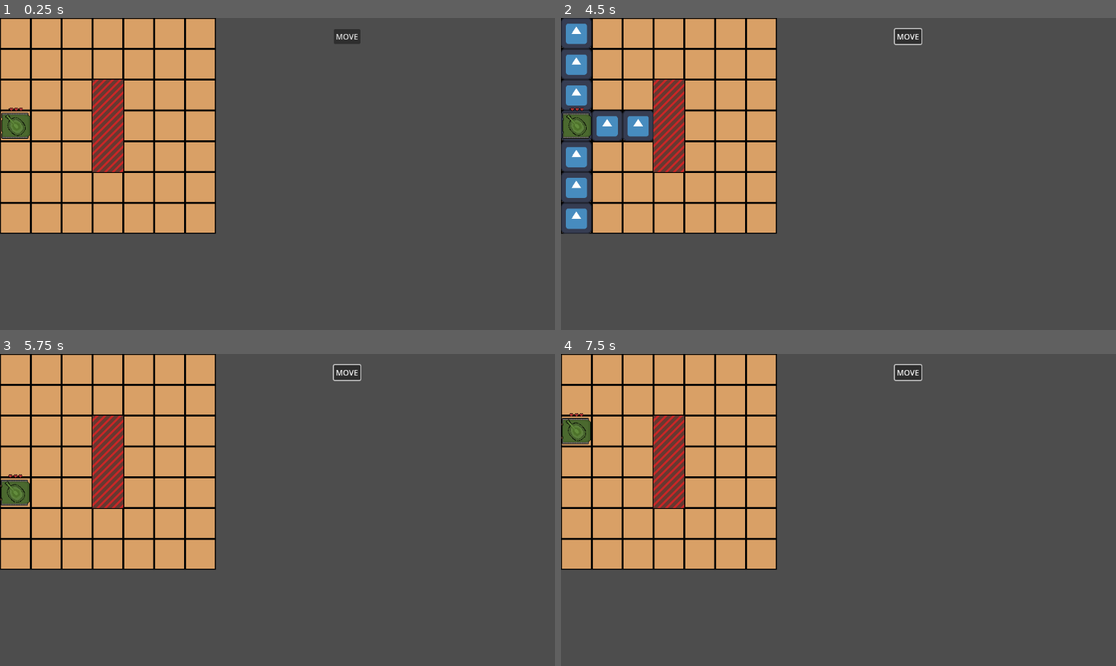
Above: before the commit, frames 1-4 (two rows, left to right).
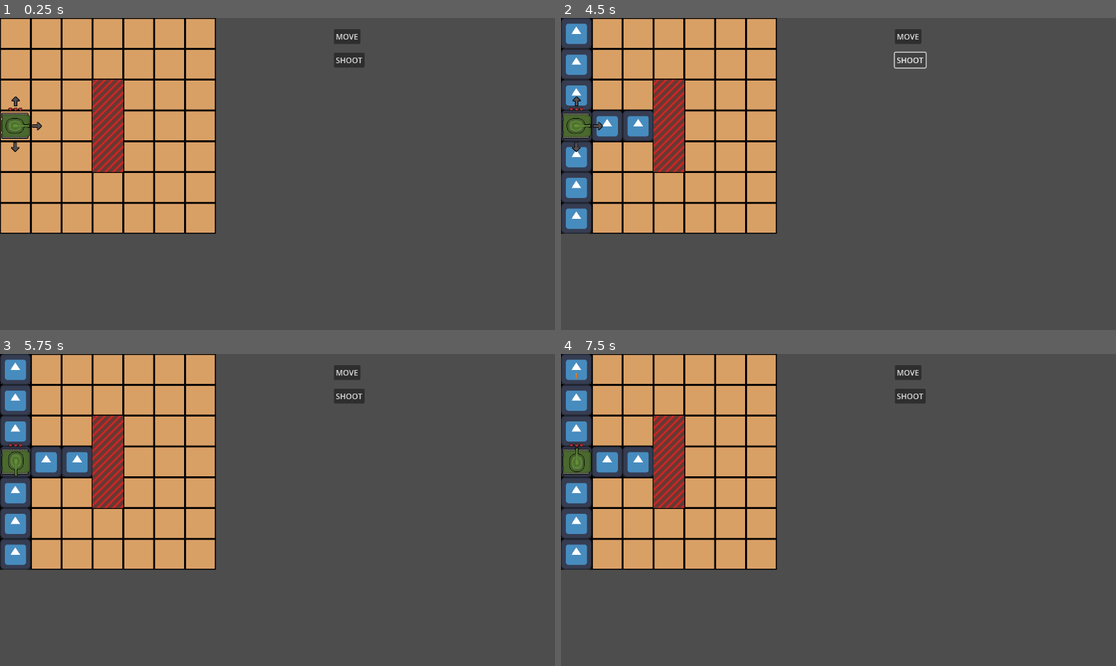
Above: after the commit, the same moments.

Repository: s3716853/tank-game
Game: Godot game, scene res://Scenes/main.tscn
Same seed, same stepped clock (60 frames per second), same inputs: the game is played once before the commit and once after it. This scene is started directly instead of the project's main scene. The engine's default icon, where the game draws it, is replaced by a stand-in: a white triangle on a blue panel in a dark square.
Inputs (mouse positions are in pixels of both pictures, inside the frame that each line leads up to):
- Up to frame 1 (0.25 s): no input
- Up to frame 2 (4.5 s): click (577, 102) at 0.52 s; click (910, 61) at 1.25 s, where only the run after the commit has a clickable "SHOOT"; click (599, 127) at 2.02 s; click "MOVE" at 2.75 s; click "MOVE" at 3.5 s; click (910, 61) at 4.25 s, where only the run after the commit has a clickable "SHOOT"
- Up to frame 3 (5.75 s): click (16, 481) at 5.02 s
- Up to frame 4 (7.5 s): click "MOVE" at 5.75 s; click (910, 397) at 6.5 s, where only the run after the commit has a clickable "SHOOT"; click (577, 438) at 7.27 s

The runs differ from the first frame. In frame 1, 0.4% of the frame differs, in the area x 0-66%, y 11-43%; in frame 2, 0.4%; in frame 3, 5.1%; in frame 4, 5.1%, in the area x 0-66%, y 0-70%.

Commit message:
Player can now shoot
Player can shoot in one of four directions

Diff:
--- a/Prefabs/player.tscn
+++ b/Prefabs/player.tscn
@@ -1,18 +1,22 @@
-[gd_scene load_steps=7 format=3 uid="uid://doxpjwtdt4abe"]
+[gd_scene load_steps=9 format=3 uid="uid://doxpjwtdt4abe"]
 
 [ext_resource type="Script" path="res://Scripts/tankMain.gd" id="1_tj6g3"]
 [ext_resource type="Texture2D" uid="uid://wi538ngwk4ut" path="res://Sprites/Player Tank/body.png" id="2_yx6lo"]
 [ext_resource type="Texture2D" uid="uid://ggi8ka6bmn4g" path="res://Sprites/Player Tank/turret.png" id="3_ohewn"]
 [ext_resource type="Script" path="res://Scripts/health.gd" id="4_7vvao"]
 [ext_resource type="Texture2D" uid="uid://doqgsbyrna1ce" path="res://Sprites/heart.png" id="5_4v6pv"]
+[ext_resource type="Texture2D" uid="uid://b5xsa8oiuc47" path="res://Sprites/arrow.png" id="6_ol1cb"]
+[ext_resource type="Script" path="res://Scripts/player_shooting.gd" id="6_rh87x"]
 
 [sub_resource type="RectangleShape2D" id="RectangleShape2D_s01wh"]
 size = Vector2(61, 54)
 
-[node name="Player" type="Node2D" node_paths=PackedStringArray("bullet_spawn") groups=["Player"]]
+[node name="Player" type="Node2D" node_paths=PackedStringArray("bullet_spawn", "arrows", "turret") groups=["Player"]]
 position = Vector2(42, 74)
 script = ExtResource("1_tj6g3")
 bullet_spawn = NodePath("Body/Turret/BulletSpawn")
+arrows = NodePath("Arrows")
+turret = NodePath("Body/Turret")
 
 [node name="Body" type="Sprite2D" parent="."]
 texture_filter = 1
@@ -20,7 +24,6 @@
 
 [node name="Turret" type="Sprite2D" parent="Body"]
 texture_filter = 1
-rotation = -2.29628
 texture = ExtResource("3_ohewn")
 
 [node name="BulletSpawn" type="Node2D" parent="Body/Turret"]
@@ -33,6 +36,7 @@
 shape = SubResource("RectangleShape2D_s01wh")
 
 [node name="Health" type="Node2D" parent="."]
+position = Vector2(-1, 0)
 script = ExtResource("4_7vvao")
 
 [node name="Heart 1" type="Sprite2D" parent="Health"]
@@ -49,3 +53,83 @@
 texture_filter = 1
 position = Vector2(10, -34)
 texture = ExtResource("5_4v6pv")
+
+[node name="Arrows" type="Node2D" parent="."]
+script = ExtResource("6_rh87x")
+
+[node name="UP" type="Button" parent="Arrows"]
+texture_filter = 1
+anchors_preset = 8
+anchor_left = 0.5
+anchor_top = 0.5
+anchor_right = 0.5
+anchor_bottom = 0.5
+offset_left = -13.0
+offset_top = -65.0
+offset_right = 12.0
+offset_bottom = -37.0
+grow_horizontal = 2
+grow_vertical = 2
+pivot_offset = Vector2(13, 14)
+icon = ExtResource("6_ol1cb")
+flat = true
+icon_alignment = 1
+
+[node name="RIGHT" type="Button" parent="Arrows"]
+texture_filter = 1
+anchors_preset = 8
+anchor_left = 0.5
+anchor_top = 0.5
+anchor_right = 0.5
+anchor_bottom = 0.5
+offset_left = 58.0
+offset_top = -12.0
+offset_right = 83.0
+offset_bottom = 16.0
+grow_horizontal = 2
+grow_vertical = 2
+rotation = 1.5708
+icon = ExtResource("6_ol1cb")
+flat = true
+icon_alignment = 1
+
+[node name="DOWN" type="Button" parent="Arrows"]
+texture_filter = 1
+anchors_preset = 8
+anchor_left = 0.5
+anchor_top = 0.5
+anchor_right = 0.5
+anchor_bottom = 0.5
+offset_left = 11.0
+offset_top = 58.0
+offset_right = 36.0
+offset_bottom = 86.0
+grow_horizontal = 2
+grow_vertical = 2
+rotation = -3.14159
+icon = ExtResource("6_ol1cb")
+flat = true
+icon_alignment = 1
+
+[node name="LEFT" type="Button" parent="Arrows"]
+texture_filter = 1
+anchors_preset = 8
+anchor_left = 0.5
+anchor_top = 0.5
+anchor_right = 0.5
+anchor_bottom = 0.5
+offset_left = -63.0
+offset_top = 13.0
+offset_right = -38.0
+offset_bottom = 41.0
+grow_horizontal = 2
+grow_vertical = 2
+rotation = -1.5708
+icon = ExtResource("6_ol1cb")
+flat = true
+icon_alignment = 1
+
+[connection signal="pressed" from="Arrows/UP" to="Arrows" method="_on_up_pressed"]
+[connection signal="pressed" from="Arrows/RIGHT" to="Arrows" method="_on_right_pressed"]
+[connection signal="pressed" from="Arrows/DOWN" to="Arrows" method="_on_down_pressed"]
+[connection signal="pressed" from="Arrows/LEFT" to="Arrows" method="_on_left_pressed"]
--- a/Scenes/main.tscn
+++ b/Scenes/main.tscn
@@ -21,4 +21,13 @@
 offset_bottom = 54.0
 text = "MOVE"
 
+[node name="Shoot Button" type="Button" parent="CanvasLayer"]
+offset_left = 693.0
+offset_top = 72.0
+offset_right = 757.0
+offset_bottom = 103.0
+text = "SHOOT
+"
+
 [connection signal="pressed" from="CanvasLayer/Move Button" to="Player" method="_on_move_button_pressed"]
+[connection signal="pressed" from="CanvasLayer/Shoot Button" to="Player" method="_on_shoot_button_pressed"]
--- /dev/null
+++ b/Scripts/player_shooting.gd
@@ -0,0 +1,17 @@
+extends Node
+
+#When an arrow is clicked, a signal is sent to the parent (The main player object).
+#This sets the shooting direction and then shoots
+
+func _on_up_pressed() -> void:
+	get_parent().shoot(Vector2.UP)
+	self.visible = false
+func _on_right_pressed() -> void:
+	get_parent().shoot(Vector2.RIGHT)
+	self.visible = false
+func _on_down_pressed() -> void:
+	get_parent().shoot(Vector2.DOWN)
+	self.visible = false
+func _on_left_pressed() -> void:
+	get_parent().shoot(Vector2.LEFT)
+	self.visible = false
--- a/Scripts/tankMain.gd
+++ b/Scripts/tankMain.gd
@@ -2,22 +2,12 @@
 
 var bullet = preload("res://Prefabs/bullet.tscn")
 @export var bullet_spawn = Node2D
-
 #Node handling the tiles which can be moved to
 @export var map = Node2D
-
-func shoot():
-	#Spawning bullet and setting it to shoot from the "BulletSpawn" position
-	var b = bullet.instantiate()
-	add_child(b)
-	b.global_position = bullet_spawn.global_position
-	b.rotation = bullet_spawn.global_rotation
-
-#THIS WILL GET REPLACED EVENTUALLY, FOR NOW JUST FOR TESTING
-func _input(event):
-	if event is InputEventMouseButton:
-		if event.pressed and event.button_index == MOUSE_BUTTON_LEFT:
-			shoot()
+#Child node containing the arrow buttons to choose which direction to shoot
+@export var arrows : Node2D
+#Turret child, used to set the direction of the turret for shooting
+@export var turret : Node2D
 
 #Hurt Tank
 #Sends signal to child which handles the tank health
@@ -27,7 +17,20 @@
 #Move button pressed, send signal to the tile map to work out which nodes are moveable
 func _on_move_button_pressed() -> void:
 	map.find_moveable_tiles(self.global_position)
-
 ##Will need to be changed to move over time so it looks nicer. Can be done with lerping
 func move(location):
 	self.global_position = location
+
+#Shoot button pressed, send signal to the tile map to work out which direction
+func _on_shoot_button_pressed() -> void:
+	arrows.visible = true
+
+func shoot(direction):
+	#Set turret direction
+	turret.rotation = direction.angle()
+
+	#Spawning bullet and setting it to shoot from the "BulletSpawn" position
+	var b = bullet.instantiate()
+	add_child(b)
+	b.global_position = bullet_spawn.global_position
+	b.rotation = bullet_spawn.global_rotation
Binary file added: Sprites/arrow.png
Not shown, added: Sprites/arrow.png.import
